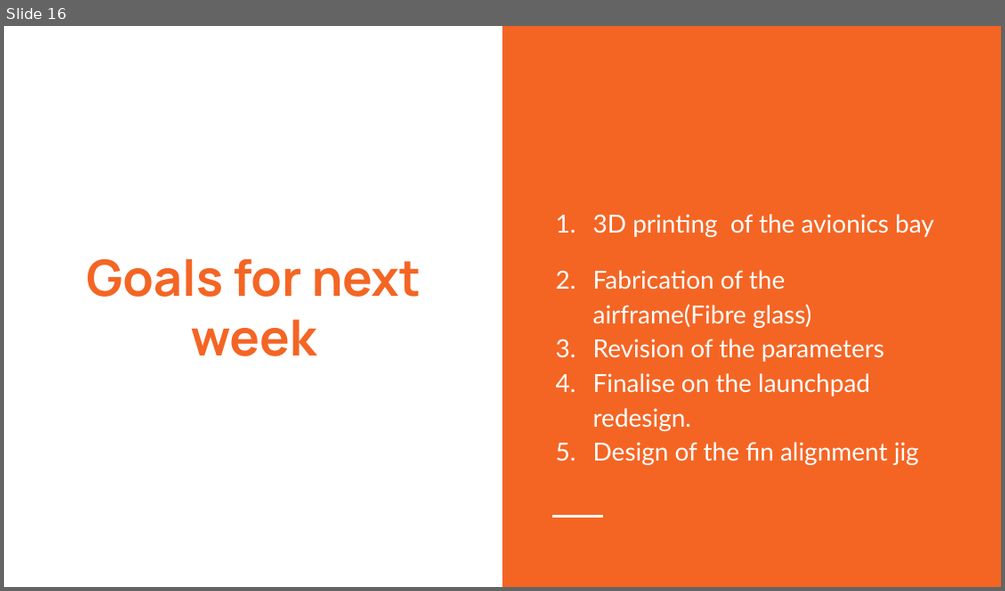
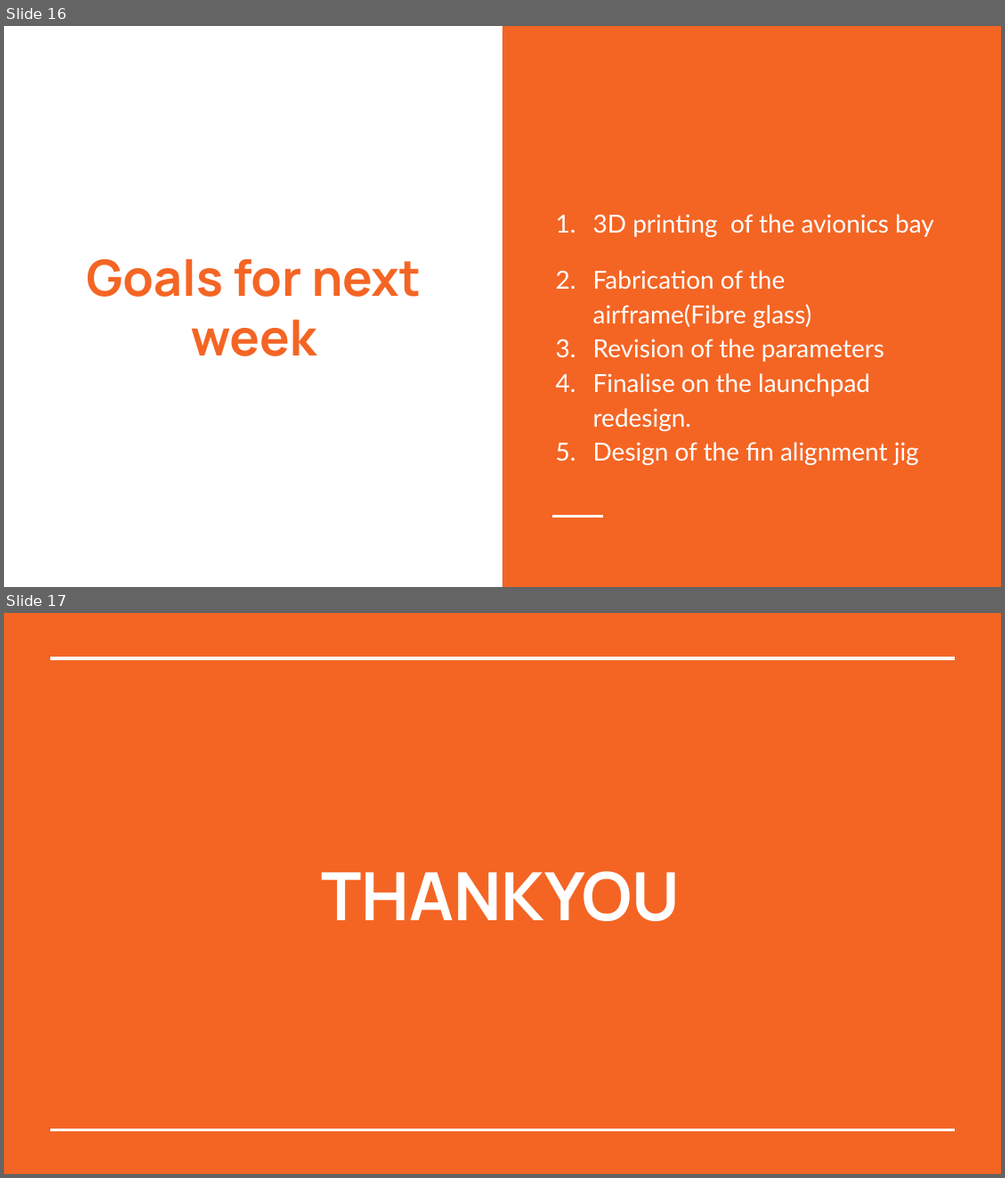
Before and after one commit to nakujaproject/internship2023, a slide deck: airframe-team/week 4/Presentation/Week 4 Airframe Progress report.pptx. Shown one above the other, each under a label of ours: slide 16 before the commit, slides 16 and 17 after it. The pictures are 1005x591 and 1005x1178 pixels, drawn with LibreOffice and Linux fonts; fonts in the diff are those of the drawing. Boxes give left, top, right and bottom in pixels: in the first picture for what was removed or moved away, otherwise in the second. Text is boxed around its words. In the diff, an @@ line names an element or a change of style, - is before the commit and + after.

Commit message:
Updated the presentation folder

```diff
--- a/airframe-team/week 4/Presentation/Week 4 Airframe Progress report.pptx
+++ b/airframe-team/week 4/Presentation/Week 4 Airframe Progress report.pptx
@@ slide 17 added at [4,613,1001,1174], background #F46524 @@
@@ line added from (51, 657) to (955, 657), #FFFFFF 3 pt @@
@@ title added at [321,871,680,921], 48 pt, text #FFFFFF, bold @@
+THANKYOU
@@ line added from (51, 1129) to (955, 1129), #FFFFFF 1.5 pt @@
```
